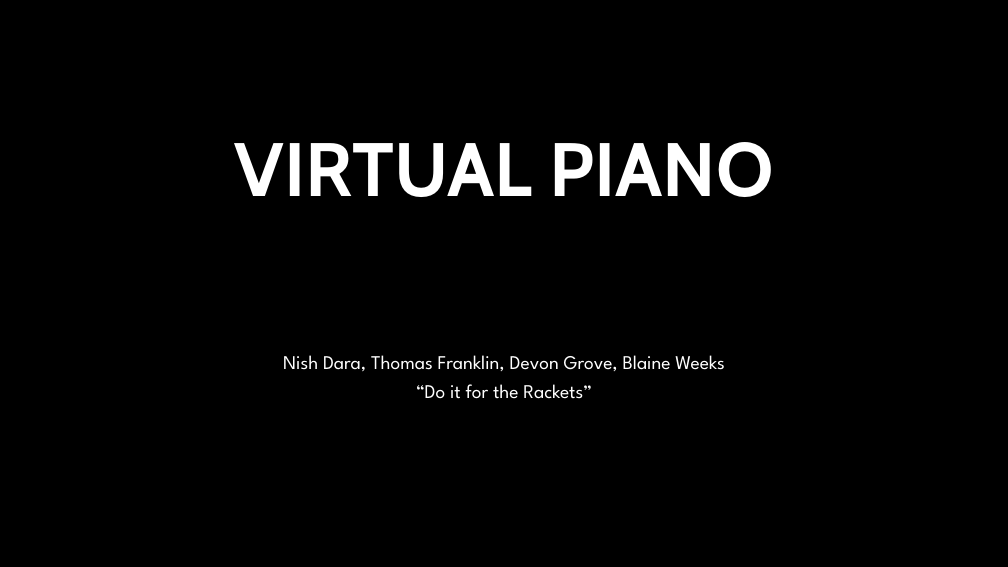
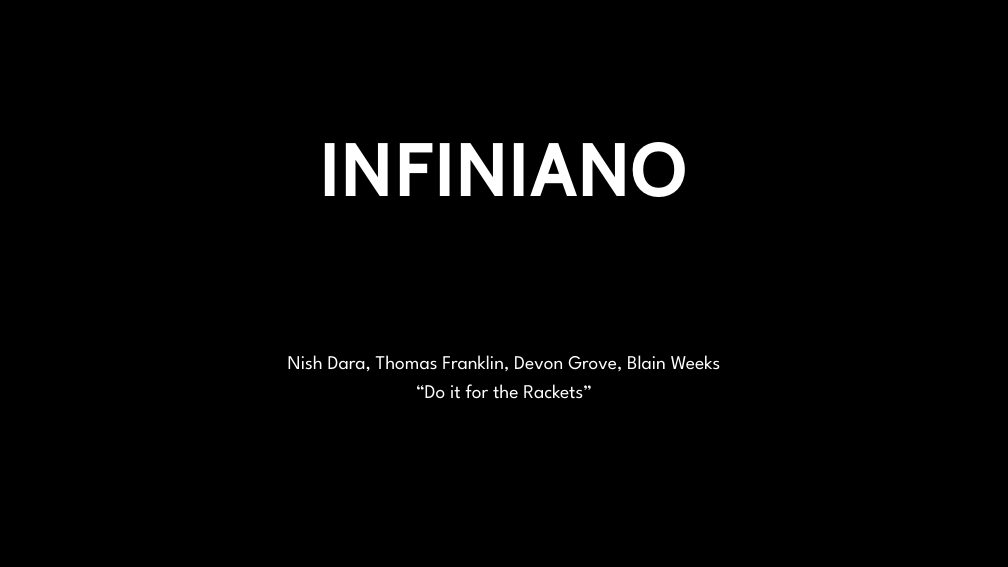
Before and after one commit to ThomasLFranklin/Final-Project, a slide deck: slide 1 of Pitch for Virtual Piano.pptx. Drawn at 1008x567 pixels with LibreOffice and Linux fonts; fonts in the diff are those of the drawing; background and template pictures are left out. Boxes give left, top, right and bottom in pixels: in the first picture for what was removed or moved away, otherwise in the second. Text is boxed around its words. In the diff, an @@ line names an element or a change of style, - is before the commit and + after.

Commit message:
presentation

```diff
--- a/Pitch for Virtual Piano.pptx
+++ b/Pitch for Virtual Piano.pptx
@@ title at box(320, 142, 689, 197): text changed @@
-VIRTUAL PIANO
+INFINIANO
@@ subtitle at box(288, 355, 721, 371): text changed @@
-Nish Dara, Thomas Franklin, Devon Grove, Blaine Weeks
+Nish Dara, Thomas Franklin, Devon Grove, Blain Weeks
```
